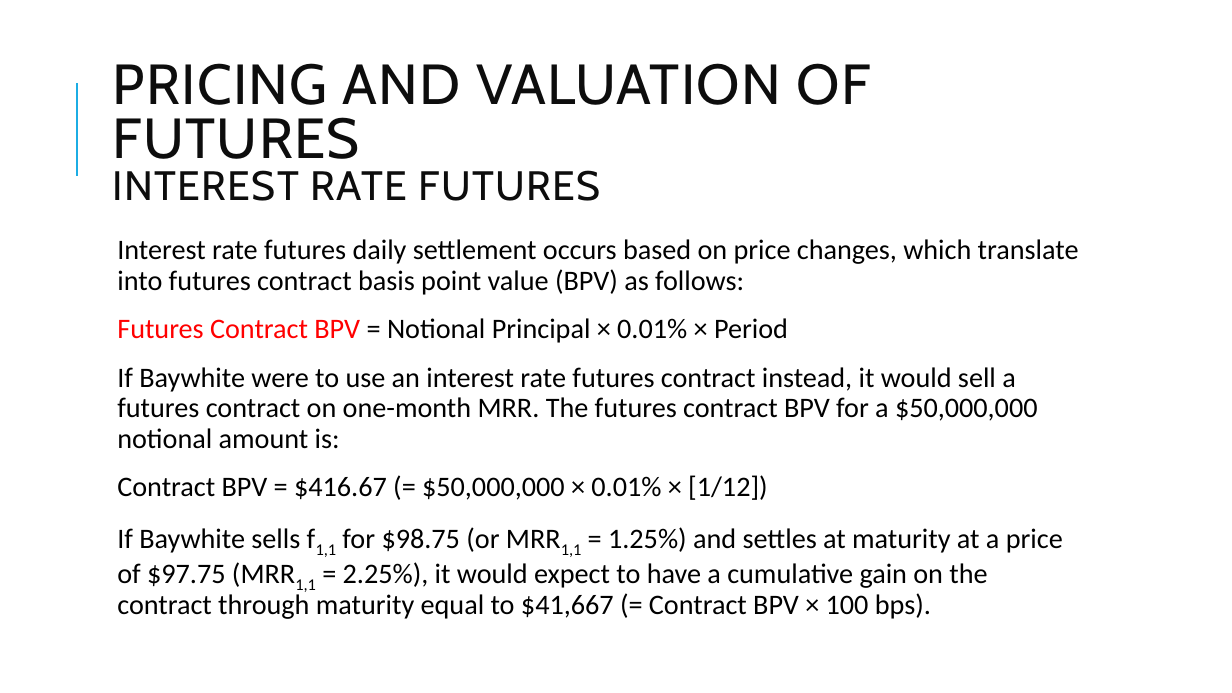
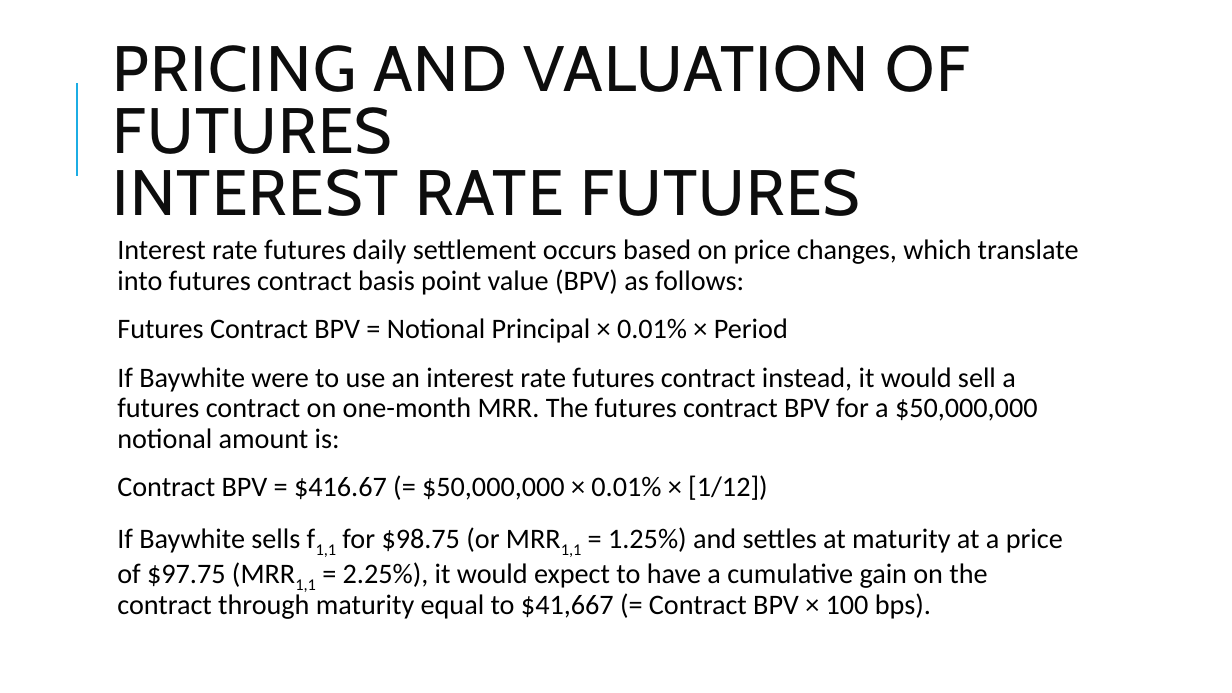
Before and after one commit to Isco0530/data, a slide deck: slide 75 of Derivatives.pptx. Drawn at 1232x693 pixels with LibreOffice and Linux fonts; fonts in the diff are those of the drawing; background and template pictures are left out. Boxes give left, top, right and bottom in pixels: in the first picture for what was removed or moved away, otherwise in the second. Text is boxed around its words. In the diff, an @@ line names an element or a change of style, - is before the commit and + after.

```diff
--- a/Derivatives.pptx
+++ b/Derivatives.pptx
@@ title "PRICING AND VALUATION OF FUTURES ..." at box(113, 45, 970, 216): size 44 to 50 pt in "PRICING AND VALUATION OF FUTURES"; size 32 to 50 pt in "INTEREST RATE FUTURES" @@
@@ text at box(117, 318, 788, 343): text colour #FF0000 to #000000 in "Futures Contract BPV" @@
```
Also in this commit, not shown: 11 other slides changed, 2 slides added, 1 other file.
